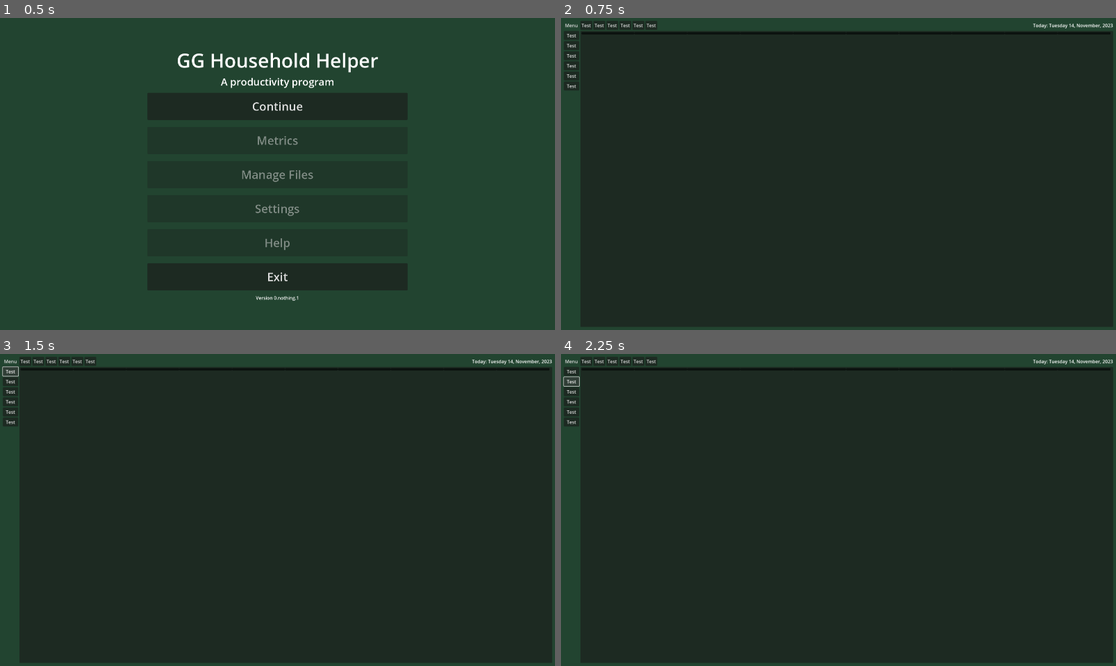
Above: before the commit, frames 1-4 (two rows, left to right).
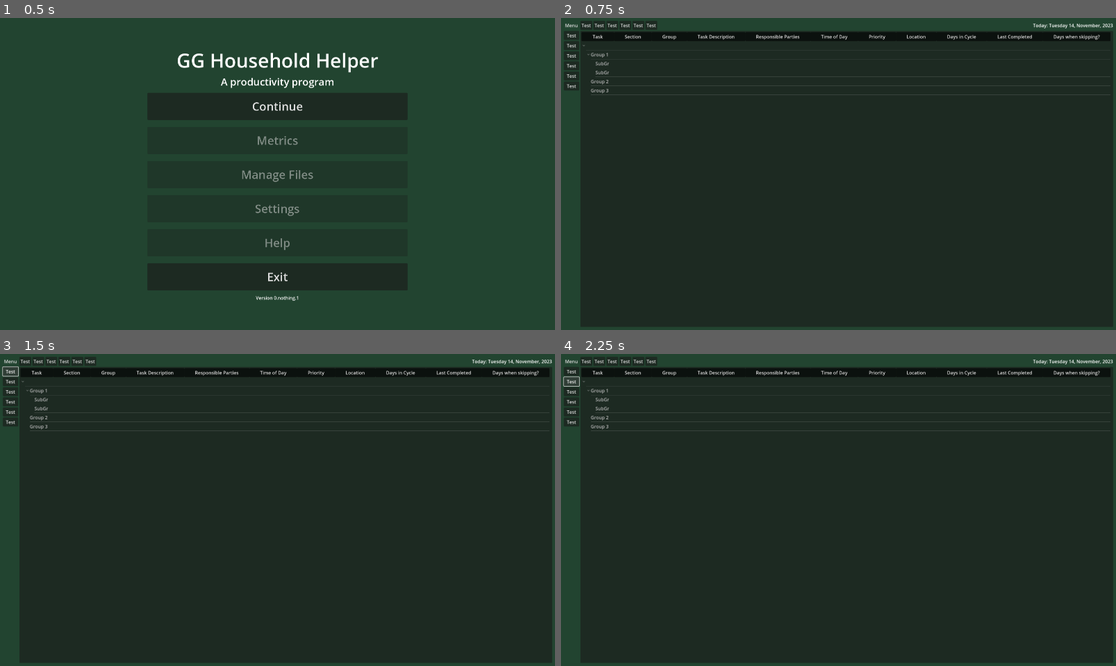
Above: after the commit, the same moments.

Repository: Phoenix-Greenleaf/GG-Household-Helper
Game: Godot game, scene res://scenes/screens/main_menu.tscn
Same seed, same stepped clock (60 frames per second), same inputs: the game is played once before the commit and once after it.
Inputs:
- Up to frame 1 (0.5 s): no input
- Up to frame 2 (0.75 s): click "Continue" at 0.5 s
- Up to frame 3 (1.5 s): click "Test" at 1.25 s
- Up to frame 4 (2.25 s): click "Test" at 2 s

Frame 1 is identical in both runs. In frame 2, 2.4% of the frame differs, in the area x 3-99%, y 5-25%; in frame 3, 2.4%; in frame 4, 2.4%.

Commit message:
Some success with TreeItems
Saved, iterated across, and stored TreeItems. First real recursive function. Soon the real connection between the Tree and CSV will begin.

Diff:
--- a/data/screens/table_tree.gd
+++ b/data/screens/table_tree.gd
@@ -15,11 +15,23 @@
 	"Days when skipping?",
 ]
 
+# arrays for the number of checkboxes
 var month_header: Array
 var week_header: Array
 var day_header: Array
 
 var month_keys: Array = DataGlobal.Month.keys()
+
+var active_color = Color(1, 1, 1)
+var complete_color = Color(0, 1, 0)
+
+var number_of_columns: int = column_header.size()
+
+var sections: Dictionary
+var groups: Dictionary
+var subgroups: Dictionary
+var tree_address: Array
+
 
 func _ready() -> void:
 	create_new_blank_tree()
@@ -38,11 +50,91 @@
 #	var year_item: TreeItem = create_item()
 #	year_item.set_cell_mode(0,TreeItem.CELL_MODE_CHECK)
 #	year_item.set_checked(0,true)
-	pass
-
-
-
-
+	set_table_headers()
+	var root: TreeItem = create_item()
+	prints("Root Parent is null:", root.get_parent())
+
+	var group_1: TreeItem = root.create_child()
+	group_1.set_text(0,"Group 1")
+
+
+	var group_2: TreeItem = root.create_child()
+	group_2.set_text(0,"Group 2")
+
+
+	var group_3: TreeItem = root.create_child()
+	group_3.set_text(0,"Group 3")
+
+
+	var subgroup_1: TreeItem = group_1.create_child()
+	subgroup_1.set_text(0,"SubGroup 1")
+#	print(subgroup_1.get_parent().get_text(0))
+
+	var subgroup_2: TreeItem = group_1.create_child()
+	subgroup_2.set_text(0,"SubGroup 2")
+#	print(subgroup_2.get_parent().get_text(0))
+
+	get_all_tree_items()
+
+	var human_tree_address: Array
+	for computer_address in tree_address:
+		human_tree_address.append(computer_address.get_text(0))
+	prints("Magic array:", human_tree_address)
+
+
+
+
+
+
+
+
+
+
+
+
+
+
+
+
+#
+#	var first_tree_item = root.get_first_child()
+#	var tree_item_count: int = 1
+#	var current_item_text: String = first_tree_item.get_text(0)
+#	prints("First child:", current_item_text, "  Count:", tree_item_count)
+#	while first_tree_item != null:
+#		first_tree_item = first_tree_item.get_next()
+#		if first_tree_item != null:
+#			tree_item_count += 1
+#			current_item_text = first_tree_item.get_text(0)
+#		else:
+#			current_item_text = "Get NULLd son"
+#		prints("Next child:", current_item_text, "  Count:", tree_item_count)
+#	prints("Tree Item Count:", tree_item_count)
+
+
+
+func get_all_tree_items(target: TreeItem = get_root(), level: int = 1):
+
+	var child = target.get_children()
+	var address_number = 0
+	if child.is_empty():
+		prints("End of the line-erino for:", target.get_text(0))
+	else:
+		for items in child:
+			tree_address.append(items)
+			prints("Level", level, "Added:", items.get_text(address_number))
+			address_number += 1
+			get_all_tree_items(items)
+
+
+
+
+
+
+
+
+#	for column in number_of_columns:
+#		root.get_next()
 
 
 
@@ -67,7 +159,6 @@
 
 
 func set_table_headers() -> void:
-	var number_of_columns: int = column_header.size()
 	print(number_of_columns)
 	self.columns = number_of_columns
 	var column: int = 0
@@ -80,6 +171,24 @@
 	clear()
 
 
+#func get_all_children(node: Node, level: int = 0):
+#	var _level: int = level # retains local level property
+#	for N in node.get_children():
+#		print(".".repeat(_level) + N.name)
+#		if N.get_child_count() > 0:
+#			get_all_children(N, _level + 1)
+
+
+
+
+
+
+
+
+
+
+
+
 func _on_cell_selected() -> void:
 	var selected_cell: TreeItem = get_selected()
 	var selected_cell_column: int = get_selected_column()
--- a/scripts/screens/editor.gd
+++ b/scripts/screens/editor.gd
@@ -12,8 +12,6 @@
 func _ready() -> void:
 	var popup:= menu_button.get_popup()
 	popup.connect("id_pressed", menu_button_actions)
-
-	## i am sure date time will soon be its own script
 
 	var current_date: Dictionary = Time.get_date_dict_from_system()
 	var current_weekday: String =  Weekday[current_date["weekday"]] + " "
